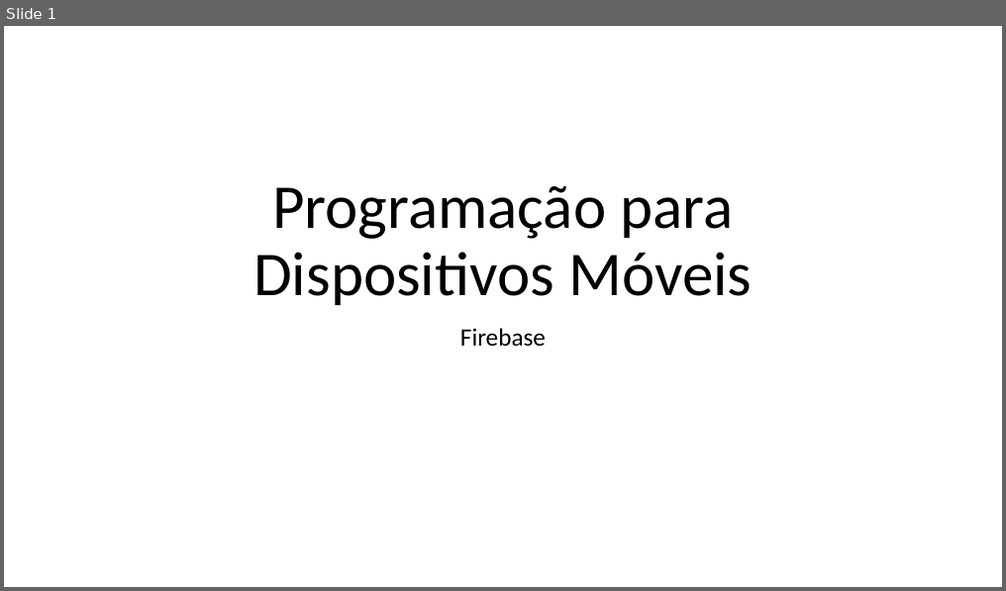
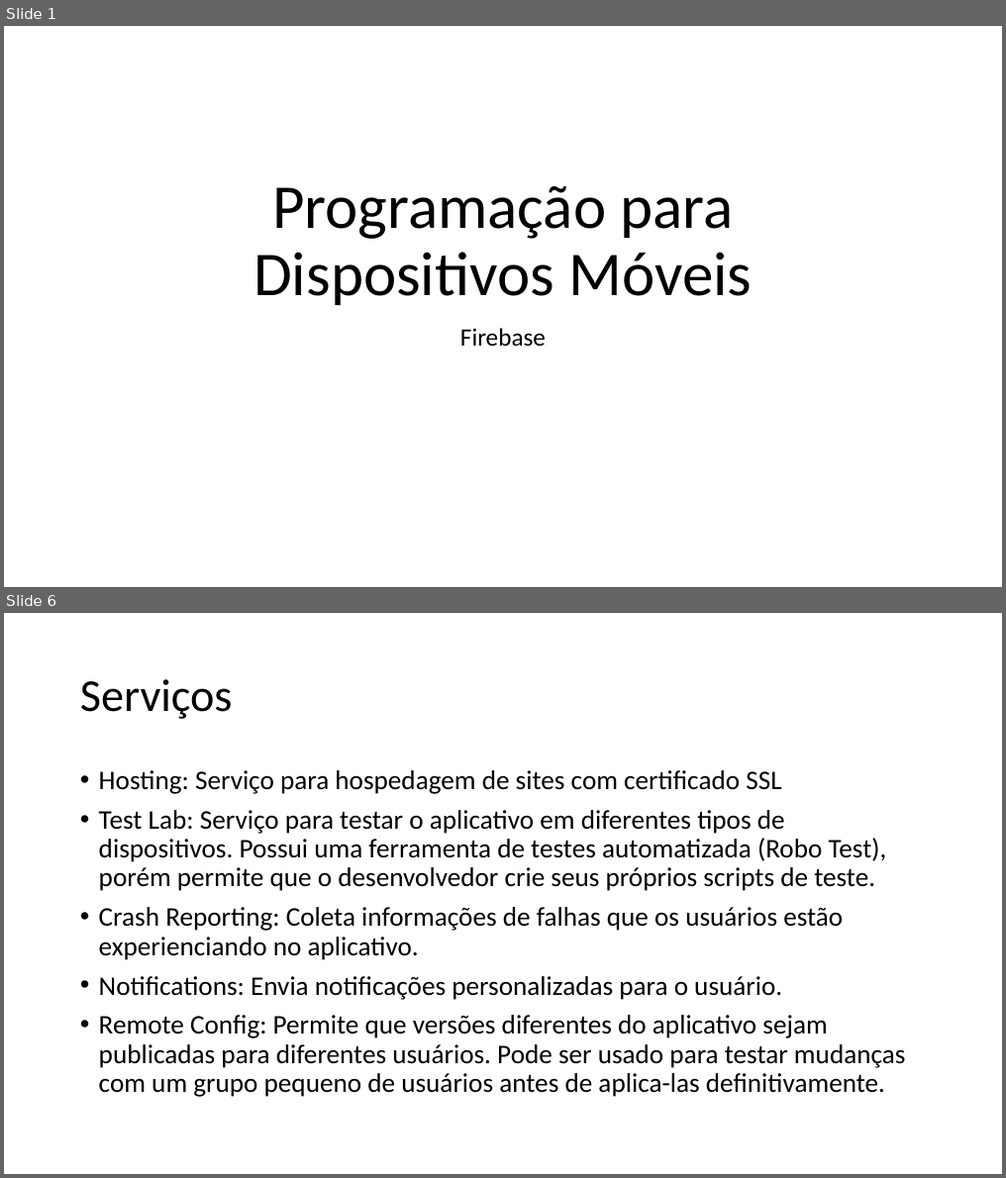
Before and after one commit to impagno/dmcamoes, a slide deck: Apresentações/Firebase.pptx. Shown one above the other, each under a label of ours: slide 1 before the commit, slides 1 and 6 after it; the slides between them are not shown. The pictures are 1006x591 and 1006x1178 pixels, drawn with LibreOffice and Linux fonts; fonts in the diff are those of the drawing. Boxes give left, top, right and bottom in pixels: in the first picture for what was removed or moved away, otherwise in the second. Text is boxed around its words. In the diff, an @@ line names an element or a change of style, - is before the commit and + after.

```diff
--- a/Apresentações/Firebase.pptx
+++ b/Apresentações/Firebase.pptx
@@ slide 6 added at (x1=4, y1=613, x2=1002, y2=1174), background #FFFFFF @@
@@ title added at (x1=80, y1=679, x2=233, y2=719), 44 pt, text #000000 @@
+Serviços
@@ text added at (x1=99, y1=770, x2=906, y2=1097), 25.9 pt, text #000000 @@
+• Hosting: Serviço para hospedagem de sites com certificado SSL
+• Test Lab: Serviço para testar o aplicativo em diferentes tipos de dispositivos. Possui uma ferramenta de testes automatizada (Robo Test), porém permite que o desenvolvedor crie seus próprios scripts de teste.
+• Crash Reporting: Coleta informações de falhas que os usuários estão experienciando no aplicativo.
+• Notifications: Envia notificações personalizadas para o usuário.
+• Remote Config: Permite que versões diferentes do aplicativo sejam publicadas para diferentes usuários. Pode ser usado para testar mudanças com um grupo pequeno de usuários antes de aplica-las definitivamente.
```
Also in this commit, not shown: 1 slide changed, 5 other slides added.
